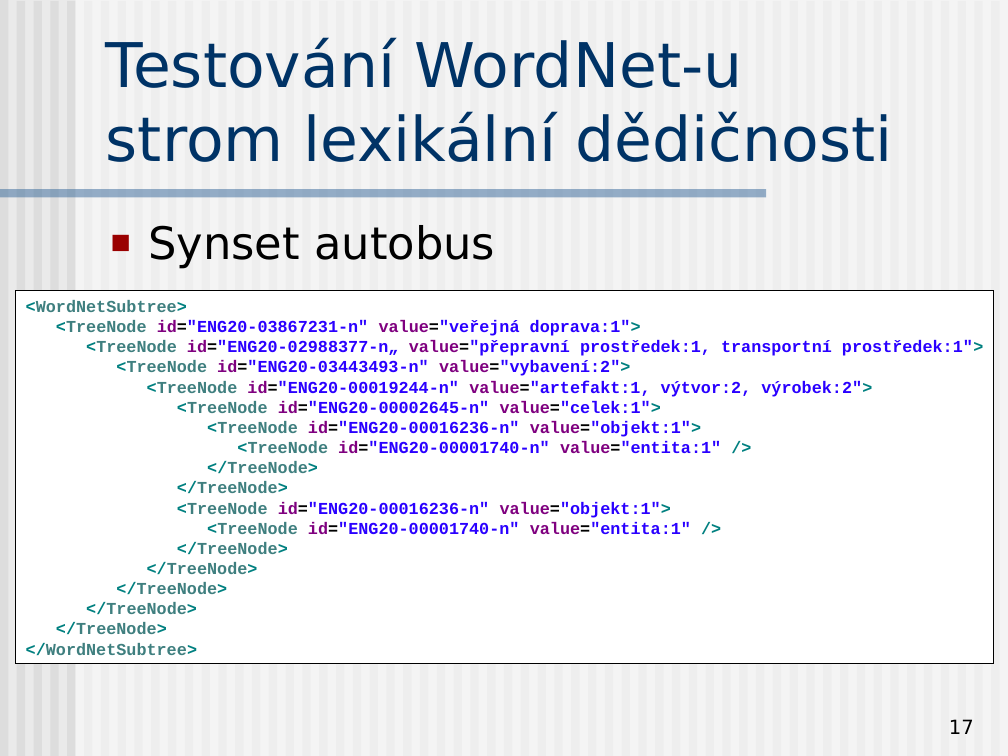
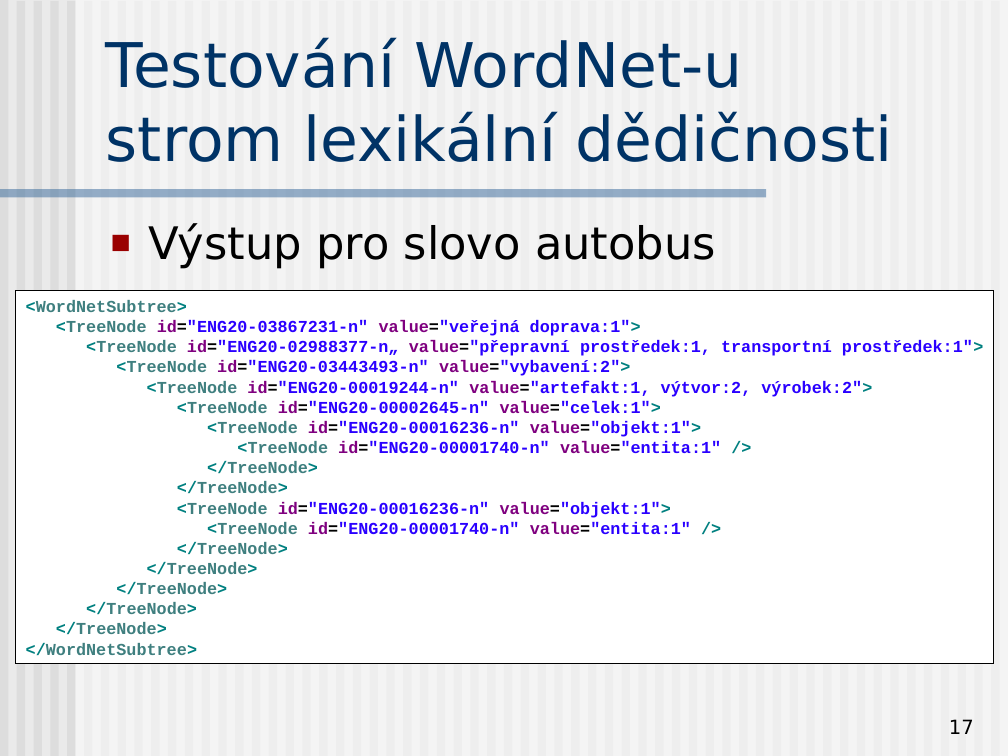
Before and after one commit to BackupTheBerlios/czsem-svn, a slide deck: slide 17 of trunk/docs/Presentation/dedek_czsem_obhajoba.ppt. Drawn at 1008x756 pixels with LibreOffice and Linux fonts; fonts in the diff are those of the drawing. Boxes give left, top, right and bottom in pixels: in the first picture for what was removed or moved away, otherwise in the second. Text is boxed around its words. In the diff, an @@ line names an element or a change of style, - is before the commit and + after.

```diff
--- a/trunk/docs/Presentation/dedek_czsem_obhajoba.ppt
+++ b/trunk/docs/Presentation/dedek_czsem_obhajoba.ppt
@@ text at [148,223,716,269]: text changed @@
-■ Synset autobus
+■ Výstup pro slovo autobus
```
Also in this commit, not shown: 1 other slide changed.
